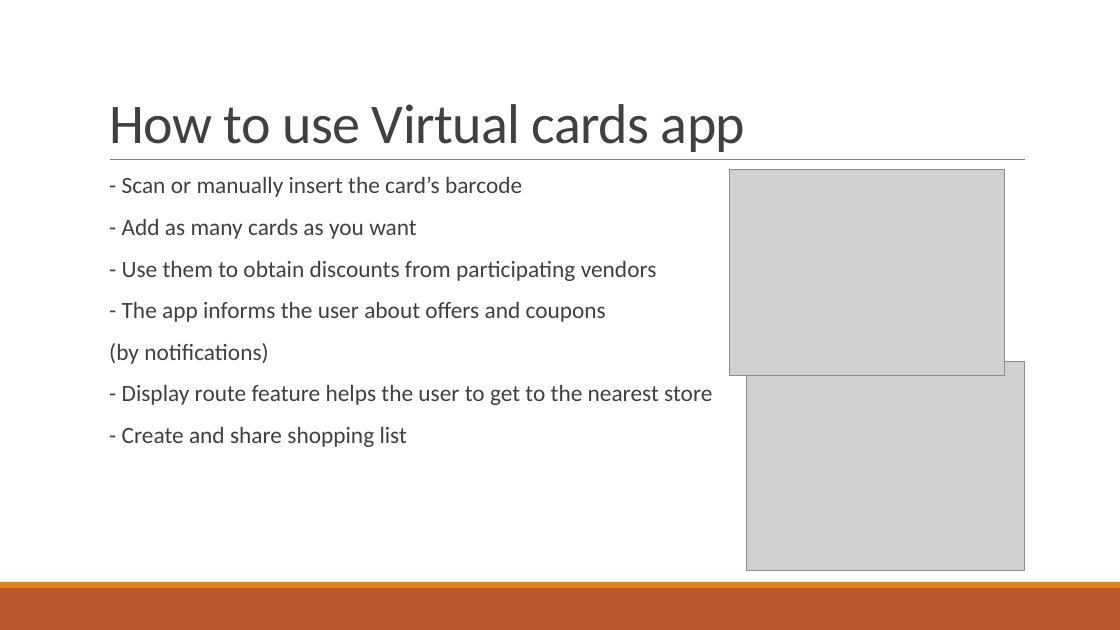
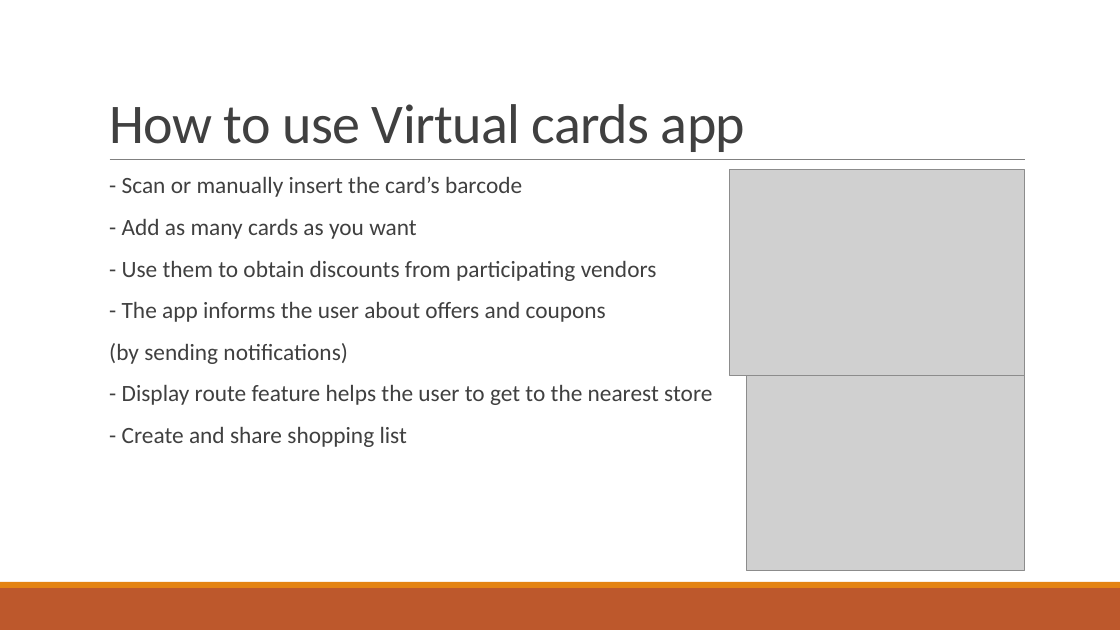
Before and after one commit to corinaradu/siit-testing, a slide deck: slide 3 of final-project/virtual-cards/virtual-cards.pptx. Drawn at 1120x630 pixels with LibreOffice and Linux fonts; fonts in the diff are those of the drawing; grey boxes stand for pictures. Boxes give left, top, right and bottom in pixels: in the first picture for what was removed or moved away, otherwise in the second. Text is boxed around its words. In the diff, an @@ line names an element or a change of style, - is before the commit and + after.

```diff
--- a/final-project/virtual-cards/virtual-cards.pptx
+++ b/final-project/virtual-cards/virtual-cards.pptx
@@ picture: place and size @@
-picture at [730, 170, 1004, 376]
+picture at [730, 170, 1025, 376]
@@ text at [109, 343, 347, 364]: text changed @@
-  (by notifications)
+  (by sending notifications)
```
Also in this commit, not shown: 1 other slide changed, 1 other file.
